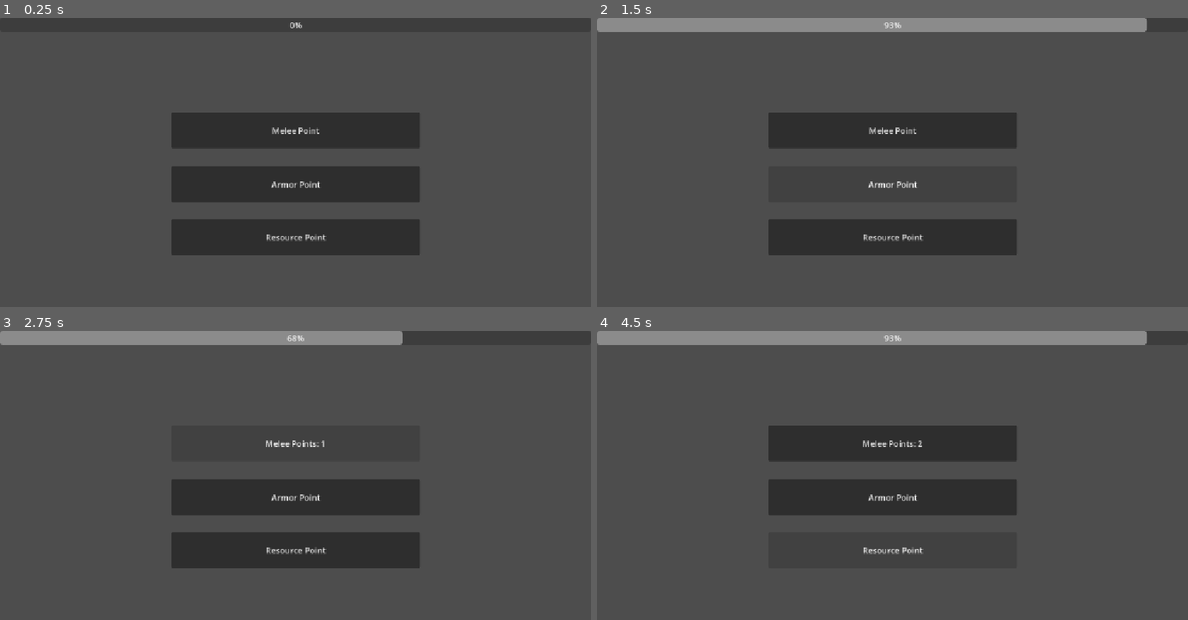
Above: before the commit, frames 1-4 (two rows, left to right).
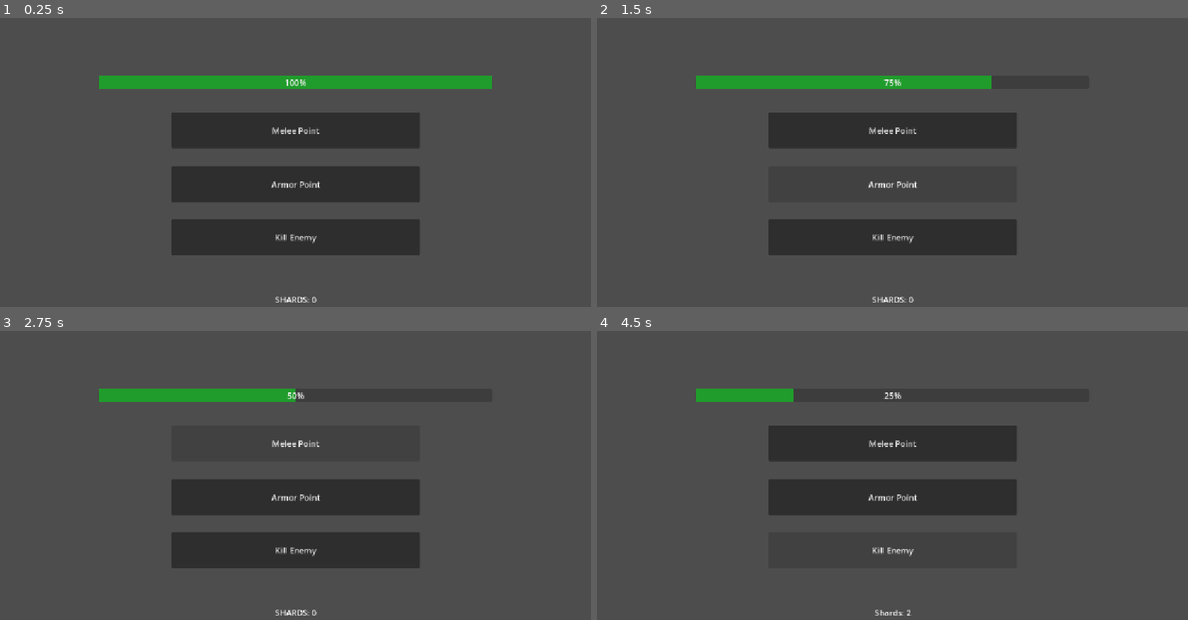
Above: after the commit, the same moments.

Repository: Smilesworth/forge
Game: Godot game, scene res://scenes/clicker.tscn
Two runs of this game, one before a commit and one after it. Both use one fixed random seed, a clock stepped at 60 frames per second and the inputs below.
Inputs (mouse positions are in pixels of both pictures, inside the frame that each line leads up to):
- Up to frame 1 (0.25 s): no input
- Up to frame 2 (1.5 s): click "Melee Point" at 0.5 s; click "Armor Point" at 1.25 s
- Up to frame 3 (2.75 s): click "Melee Points: 1" (after the commit: "Melee Point") at 2 s
- Up to frame 4 (4.5 s): click (892, 550) at 2.75 s, where only the run before the commit has a clickable "Resource Point"; click "Melee Points: 2" (after the commit: "Melee Point") at 3.5 s; click (892, 550) at 4.25 s, where only the run after the commit has a clickable "Kill Enemy"

The runs differ from the first frame. In frame 1, 3.3% of the frame differs, in the area x 16-84%, y 1-99%; in frame 2, 7.0%, in the area x 0-93%, y 0-99%; in frame 3, 5.2%; in frame 4, 5.7%.

Commit message:
Clicker Game stuff

Diff:
--- a/scenes/clicker.tscn
+++ b/scenes/clicker.tscn
@@ -1,6 +1,9 @@
 [gd_scene format=3 uid="uid://dqpya0adfjhl7"]
 
 [ext_resource type="Script" uid="uid://lhpwfn671gjx" path="res://scripts/clicker.gd" id="1_ecl7i"]
+
+[sub_resource type="StyleBoxFlat" id="StyleBoxFlat_ecl7i"]
+bg_color = Color(0, 1, 0.09411765, 0.49019608)
 
 [node name="Clicker" type="Control" unique_id=554975721]
 layout_mode = 3
@@ -41,7 +44,7 @@
 grow_vertical = 2
 text = "Armor Point"
 
-[node name="ResourcePoint" type="Button" parent="." unique_id=554709790]
+[node name="EnemyKilled" type="Button" parent="." unique_id=554709790]
 layout_mode = 1
 anchors_preset = 8
 anchor_left = 0.5
@@ -54,15 +57,38 @@
 offset_bottom = 138.0
 grow_horizontal = 2
 grow_vertical = 2
-text = "Resource Point"
+text = "Kill Enemy"
 
 [node name="ProgressBar" type="ProgressBar" parent="." unique_id=48972341]
 layout_mode = 1
 anchors_preset = 10
 anchor_right = 1.0
-offset_bottom = 27.0
+offset_left = 192.0
+offset_top = 112.0
+offset_right = -192.0
+offset_bottom = 139.0
 grow_horizontal = 2
+theme_override_styles/fill = SubResource("StyleBoxFlat_ecl7i")
+value = 100.0
 rounded = true
+
+[node name="Label" type="Label" parent="." unique_id=1848385520]
+layout_mode = 1
+anchors_preset = 7
+anchor_left = 0.5
+anchor_top = 1.0
+anchor_right = 0.5
+anchor_bottom = 1.0
+offset_left = -152.0
+offset_top = -152.0
+offset_right = 153.0
+offset_bottom = -46.0
+grow_horizontal = 2
+grow_vertical = 0
+text = "SHARDS: 0"
+horizontal_alignment = 1
+vertical_alignment = 1
 
 [connection signal="pressed" from="MeleePoint" to="." method="_on_melee_point_pressed"]
 [connection signal="pressed" from="ArmorPoint" to="." method="_on_armor_point_pressed"]
+[connection signal="pressed" from="EnemyKilled" to="." method="_on_enemy_killed_pressed"]
--- a/scripts/clicker.gd
+++ b/scripts/clicker.gd
@@ -3,35 +3,33 @@
 var meleePoints = 0
 var armorPoints = 0
 var resourcePoints = 0
+var shards = 0
 
-var is_processing = false
 @onready var progressBar: ProgressBar = $ProgressBar
 
 @onready var meleePointButton: Button = $MeleePoint
 @onready var armorPointButton: Button = $ArmorPoint
 @onready var resourcePointButton: Button = $ResourcePoint
+@onready var label: Label = $Label
+
+func _ready() -> void:
+	progressBar.value_changed.connect(_on_bar_value_changed)
 
 func _on_melee_point_pressed() -> void:
-	if is_processing:
-		return
+	if progressBar.value > 0:
+		progressBar.value -= 25
 
-	is_processing = true
-	progressBar.value = 0
+func _on_bar_value_changed(newValue: float) -> void:
+	if newValue <= 0:
+		meleePoints += 1
+		progressBar.value = 100
+		meleePointButton.text = "Melee Points: " + str(meleePoints)
 
-	var tween = create_tween()
-	tween.tween_property(progressBar, "value", 100.0, 1.0)
-	await tween.finished
-
-	meleePoints += 1
-	meleePointButton.text = "Melee Points: " + str(meleePoints)
-	progressBar.value = 0
-	is_processing = false
 
 func _on_armor_point_pressed() -> void:
 	if is_processing:
 		return
 
-	is_processing = true
 	progressBar.value = 0
 
 	var tween = create_tween()
@@ -41,4 +39,7 @@
 	armorPoints += 1
 	armorPointButton.text = "Armor Points: " + str(armorPoints)
 	progressBar.value = 0
-	is_processing = false
+
+func _on_enemy_killed_pressed() -> void:
+	shards += 1
+	label.text = "Shards: " + str(shards)
